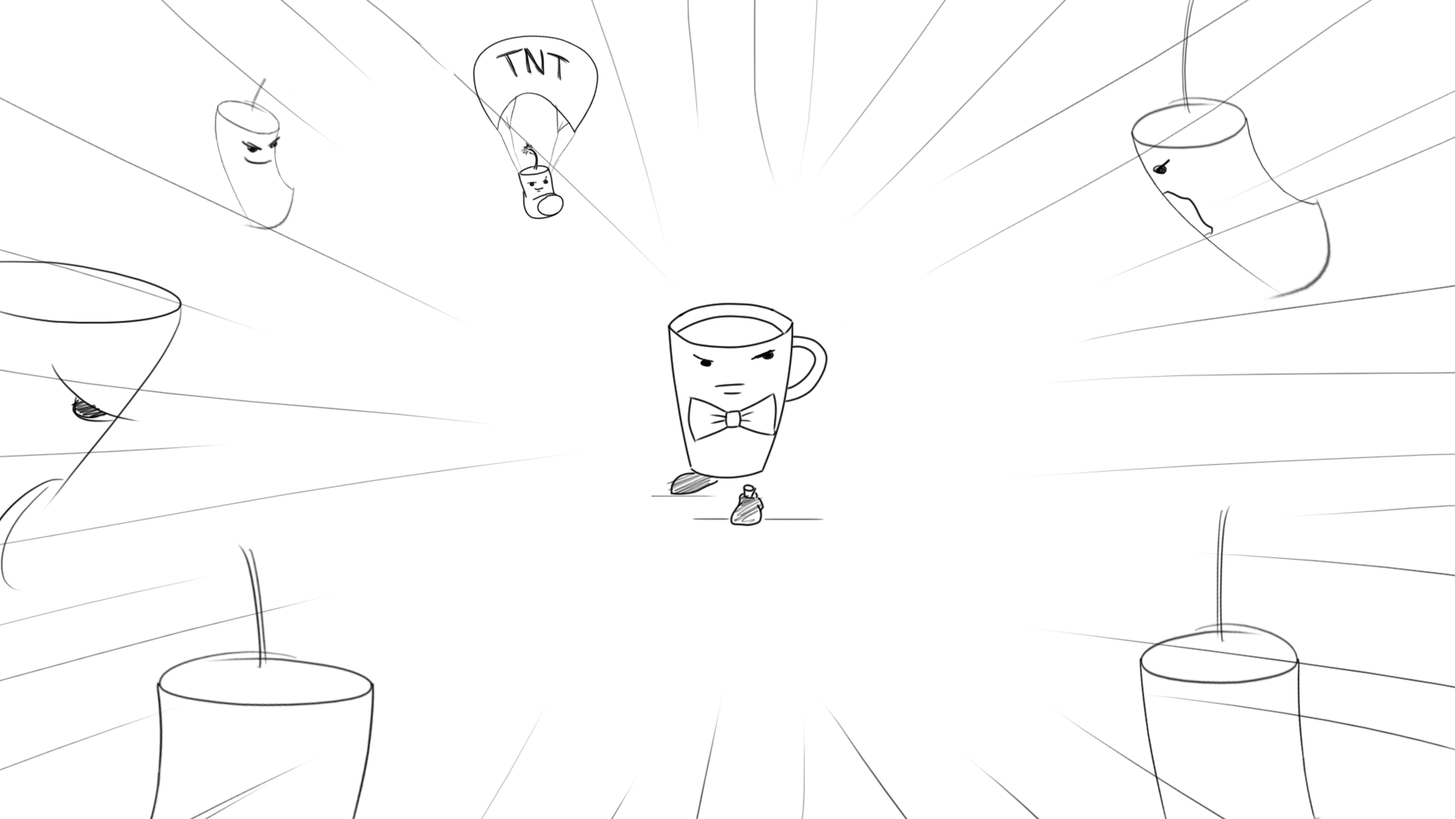
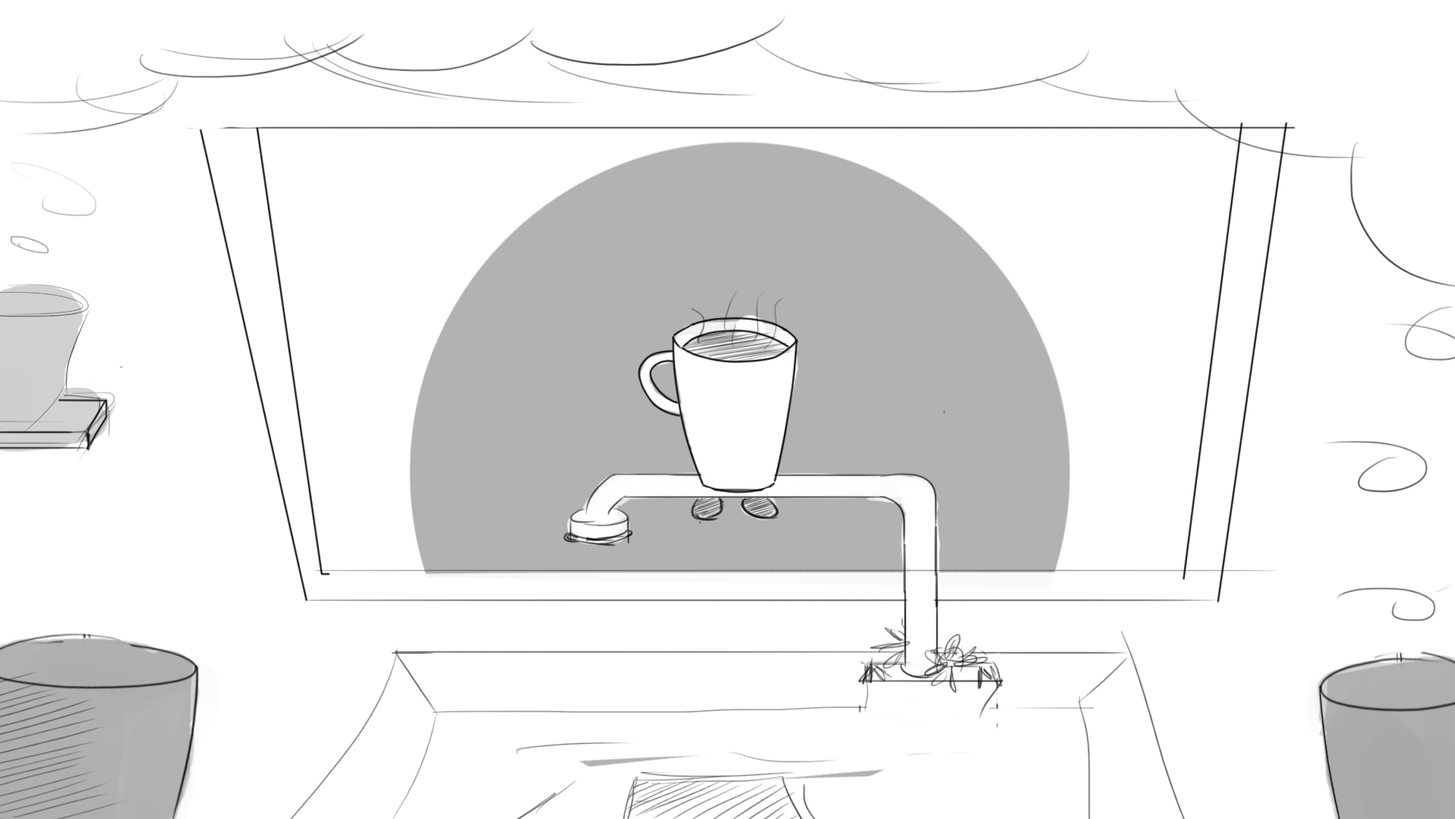
Revision of a layered 1455 x 819 image; what changed, layer by layer:
hid "Capa 20" over [472,34,600,220]
hid "Capa 18" over [0,0,1455,819]
painted on "Capa 17" over [0,29,1453,819]
renamed "Capa 14 copia" to "Capa 22", moved it above "Capa 16", painted on it over [0,283,1455,819]
renamed "Capa 14 copia 3" to "Capa 23", painted on it over [0,12,1455,781]
removed layer "Capa 14 copia 2" over [1127,0,1334,302]
painted on "Capa 14" over [0,542,1455,819]
